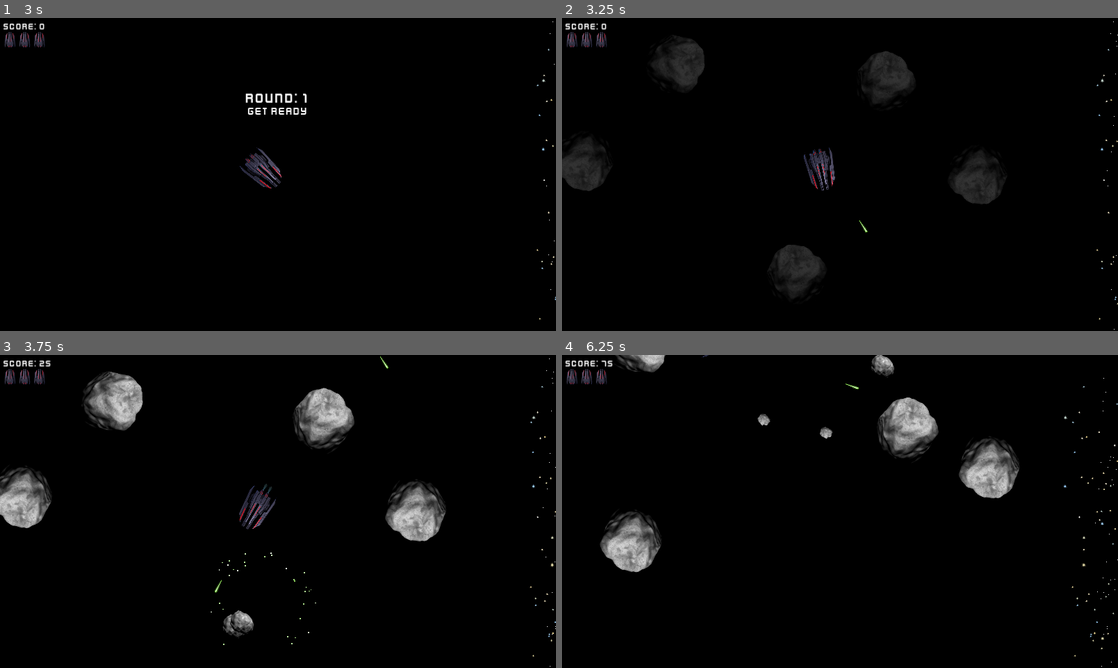
Above: before the commit, frames 1-4 (two rows, left to right).
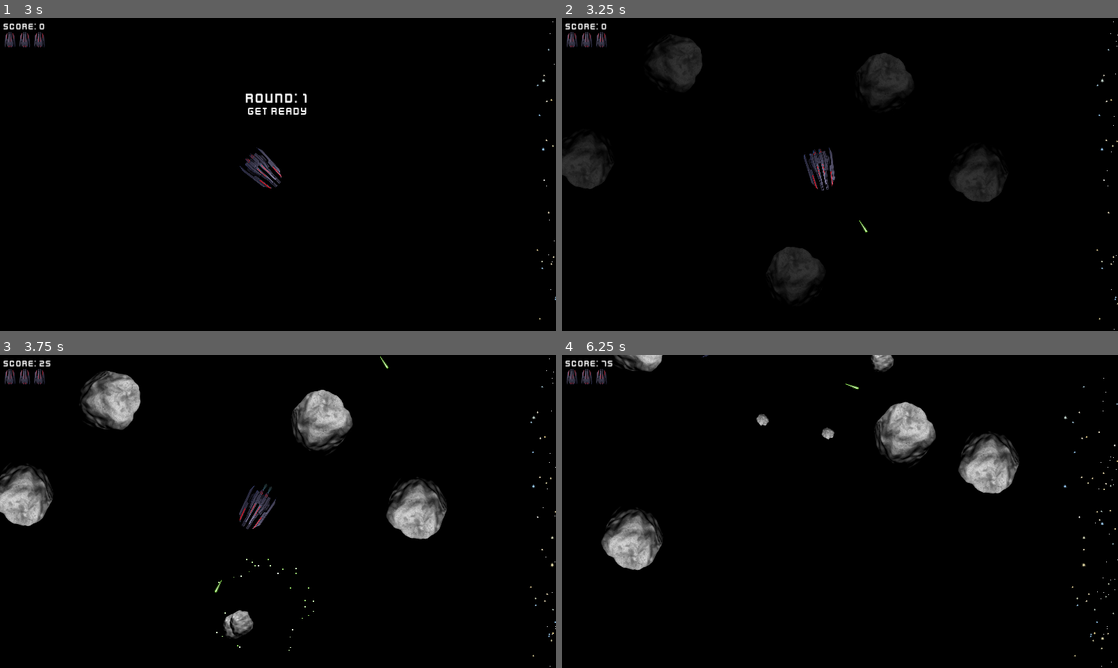
Above: after the commit, the same moments.

Repository: x7bit/godot-asteroids
Game: Godot game, scene res://scenes/game.tscn
Same seed, same stepped clock (60 frames per second), same inputs: the game is played once before the commit and once after it. Sound files missing from this copy of the repository are replaced by a short silence.
Inputs:
- Up to frame 1 (3 s): click "NEW GAME" at 0.5 s; tap Enter at 1.25 s; hold D (rotate_right) 1.28-2.03 s; hold Space (shoot) 1.28-2.03 s; hold S (move_backward) 2.03-2.78 s; tap Space (shoot) at 2.1 s; hold D (rotate_right) from 2.78 s (still down); hold Space (shoot) from 2.78 s (still down)
- Up to frame 2 (3.25 s): keep holding D (rotate_right); keep holding Space (shoot)
- Up to frame 3 (3.75 s): release D (rotate_right) at 3.53 s; release Space (shoot) at 3.53 s; hold W (move_forward) from 3.53 s (still down); tap Space (shoot) at 3.6 s
- Up to frame 4 (6.25 s): release W (move_forward) at 4.28 s; hold A (rotate_left) 4.28-5 s; hold Space (shoot) 4.28-5 s; tap Escape (pause) at 4.9 s; click "RESUME" at 5 s; hold A (rotate_left) from 5.78 s (still down); tap Space (shoot) at 5.85 s

Frame 1 is identical in both runs. In frame 2, 0.3% of the frame differs, in the area x 0-79%, y 6-88%; in frame 3, 2.7%; in frame 4, 3.1%, in the area x 6-83%, y 0-70%.

Commit message:
SFX Stream Player. New sounds

Diff:
--- a/autoloads/global.gd
+++ b/autoloads/global.gd
@@ -2,9 +2,9 @@
 
 const CONFIG_FILE := "user://asteroids.cfg"
 
-enum WindowMode{WINDOW, FULLSCREEN}
-enum Detail{LOW, MEDIUM, HIGH}
-enum Difficulty{EASY, NORMAL, HARD}
+enum WindowMode {WINDOW, FULLSCREEN}
+enum Detail {LOW, MEDIUM, HIGH}
+enum Difficulty {EASY, NORMAL, HARD}
 
 var window_mode := WindowMode.WINDOW
 var difficulty := Difficulty.NORMAL
@@ -17,6 +17,7 @@
 var score: int = 0
 var game_round: int = 0
 var game_started: bool = false
+var game_menu: bool = true
 var next_round_pause: bool = false
 var high_scores = { Difficulty.EASY: 0, Difficulty.NORMAL: 0, Difficulty.HARD: 0 }
 
--- a/autoloads/music_controller.gd
+++ b/autoloads/music_controller.gd
@@ -1,8 +1,8 @@
 extends Node
 
-enum Type{INTRO, GAME}
-enum Command{PlAY, STOP}
-enum Playing{INTRO, GAME, NONE}
+enum Type {INTRO, GAME}
+enum Command {PlAY, STOP}
+enum Playing {INTRO, GAME, NONE}
 
 const INTRO_URL: String = "res://assets/audio/music/intro_music.ogg"
 const GAME_URLS: Array[String] = [
@@ -10,7 +10,7 @@
 	"res://assets/audio/music/game2_music.ogg"
 ]
 
-@onready var music: AudioStreamPlayer = $MusicStreamPlayer
+@onready var music: AudioStreamPlayer
 
 var game_index: int = 0
 var game_count: Array[int] = [0, 0]
@@ -22,6 +22,8 @@
 
 func _ready():
 	process_mode = Node.PROCESS_MODE_ALWAYS
+	music = AudioStreamPlayer.new()
+	add_child(music)
 	game_index = randi_range(0, game_count.size() - 1)
 
 func _process(delta: float):
--- a/autoloads/music_controller.tscn
+++ /dev/null
@@ -1,9 +0,0 @@
-[gd_scene load_steps=2 format=3 uid="uid://dixych25ii2gj"]
-
-[ext_resource type="Script" path="res://autoloads/music_controller.gd" id="1_a0n7j"]
-
-[node name="MusicController" type="Node"]
-script = ExtResource("1_a0n7j")
-
-[node name="MusicStreamPlayer" type="AudioStreamPlayer" parent="."]
-volume_db = -10.0
--- /dev/null
+++ b/autoloads/sfx_controller.gd
@@ -0,0 +1,102 @@
+extends Node
+
+enum Sfx {LASER, HIT, BOUNCE, DIE, THRUST}
+enum Mode {PLAY, STOP}
+
+const AUDIOS = {
+	Sfx.LASER: preload("res://assets/audio/blaster.ogg"),
+	Sfx.HIT: preload("res://assets/audio/hit.ogg"),
+	Sfx.BOUNCE: preload("res://assets/audio/bounce.ogg"),
+	Sfx.DIE: preload("res://assets/audio/explosion.ogg"),
+	Sfx.THRUST: preload("res://assets/audio/thrust.ogg"),
+}
+const MAX_POOL_SIZE := 12
+
+var used_player_pool: Array[SfxStreamPlayer] = []
+var free_player_pool: Array[SfxStreamPlayer] = []
+var player_idx: int = 0 #for when there are no free audios
+
+func _ready():
+	for i in MAX_POOL_SIZE:
+		var player := SfxStreamPlayer.new()
+		add_child(player)
+		free_player_pool.push_back(player)
+
+func _process(_delta: float):
+	var playing_players: Array[SfxStreamPlayer] = []
+	var not_playing_players: Array[SfxStreamPlayer] = []
+	for player in used_player_pool:
+		if player.is_playing():
+			playing_players.push_back(player)
+		else:
+			not_playing_players.push_back(player)
+	used_player_pool = playing_players
+	free_player_pool += not_playing_players
+
+func play(sfx: Sfx, id: int = -1):
+	if Global.game_menu: return
+	var is_loop = _is_loop(sfx)
+	var player = _get_player(Mode.PLAY, sfx, id, is_loop)
+	player.volume_db = Global.sfx_volume_db
+	if is_loop:
+		if !player.is_playing(): player.play()
+	else:
+		player.play()
+
+func play_in_unique_player(sfx: Sfx, id: int = -1) -> void:
+	if Global.game_menu: return
+	var is_loop = _is_loop(sfx)
+	var player = _get_player_in_unique_player(Mode.PLAY, sfx, id, is_loop)
+	player.volume_db = Global.sfx_volume_db
+	if is_loop:
+		if !player.is_playing(): player.play()
+	else:
+		player.play()
+
+func stop_in_unique_player(sfx: Sfx, id: int = -1):
+	if Global.game_menu: return
+	var is_loop = _is_loop(sfx)
+	var player = _get_player_in_unique_player(Mode.STOP, sfx, id, is_loop)
+	if player != null:
+		player.stop()
+
+func _get_player(mode: Mode, sfx: Sfx, id: int, is_loop: bool) -> SfxStreamPlayer:
+	if id >= 0:
+		for player in used_player_pool:
+			if player.sfx == sfx && player.id == id:
+				return player
+	return null if mode == Mode.STOP else _get_free_player(sfx, id, is_loop)
+
+func _get_player_in_unique_player(mode: Mode, sfx: Sfx, id: int, is_loop: bool) -> SfxStreamPlayer:
+	if id >= 0:
+		for player in used_player_pool:
+			if player.sfx == sfx && player.id == id:
+				return player
+	else:
+		for player in used_player_pool:
+			if player.sfx == sfx:
+				return player
+	return null if mode == Mode.STOP else _get_free_player(sfx, id, is_loop)
+
+func _get_free_player(sfx: Sfx, id: int, is_loop: bool) -> SfxStreamPlayer:
+	if free_player_pool.size() > 0:
+		var player = free_player_pool.pop_back()
+		player.stream = AUDIOS[sfx]
+		player.set_values(sfx, id, is_loop)
+		player_idx = 0
+		used_player_pool.push_back(player)
+		return player
+	else:
+		var new_player = used_player_pool[player_idx]
+		new_player.stop()
+		new_player.stream = AUDIOS[sfx]
+		new_player.set_values(sfx, id, is_loop)
+		player_idx = (player_idx + 1) % MAX_POOL_SIZE
+		return new_player
+
+func _is_loop(sfx: Sfx) -> bool:
+	match sfx:
+		Sfx.THRUST:
+			return true
+		_:
+			return false
--- /dev/null
+++ b/autoloads/sfx_stream_player.gd
@@ -0,0 +1,10 @@
+class_name SfxStreamPlayer extends AudioStreamPlayer
+
+var sfx: SfxController.Sfx
+var id: int
+var is_loop: bool
+
+func set_values(_sfx: SfxController.Sfx, _id: int, _is_loop: bool) -> void:
+	sfx = _sfx
+	id = _id
+	is_loop = _is_loop
--- a/project.godot
+++ b/project.godot
@@ -19,13 +19,18 @@
 
 Global="*res://autoloads/global.gd"
 Util="*res://autoloads/util.gd"
-MusicController="*res://autoloads/music_controller.tscn"
+SfxController="*res://autoloads/sfx_controller.gd"
+MusicController="*res://autoloads/music_controller.gd"
 
 [display]
 
 window/size/viewport_width=1280
 window/size/viewport_height=720
 window/stretch/mode="canvas_items"
+
+[filesystem]
+
+import/blender/enabled=false
 
 [input]
 
--- a/resources/asteroid_cshape_medium.tres
+++ b/resources/asteroid_cshape_medium.tres
@@ -1,5 +1,4 @@
-[gd_resource type="CapsuleShape2D" format=3 uid="uid://bpskesa2xudr1"]
+[gd_resource type="CircleShape2D" format=3 uid="uid://brxiadopi4jb2"]
 
 [resource]
-radius = 20.441
-height = 56.639
+radius = 28.5
--- a/scenes/asteroid.tscn
+++ b/scenes/asteroid.tscn
@@ -13,8 +13,7 @@
 texture = ExtResource("2_usxxr")
 
 [node name="CollisionShape2D" type="CollisionShape2D" parent="."]
-position = Vector2(5, -6)
-rotation = -0.837758
+position = Vector2(0, -4)
 shape = ExtResource("3_h5hdf")
 
 [connection signal="area_entered" from="." to="." method="_on_area_entered"]
--- a/scenes/game.tscn
+++ b/scenes/game.tscn
@@ -6,11 +6,7 @@
 [ext_resource type="PackedScene" uid="uid://ymtwbpsn7q6" path="res://scenes/hud.tscn" id="2_yvwfo"]
 [ext_resource type="PackedScene" uid="uid://chk7xkp2mqp7v" path="res://scenes/menu.tscn" id="3_arl21"]
 [ext_resource type="PackedScene" uid="uid://dtapedwf5bfad" path="res://scenes/player_spawn_area.tscn" id="7_scvdi"]
-[ext_resource type="AudioStream" uid="uid://blnxtqu68b8wn" path="res://assets/audio/blaster.ogg" id="8_dcw8u"]
-[ext_resource type="AudioStream" uid="uid://cdnde76rk1o2g" path="res://assets/audio/hit.ogg" id="8_phj4e"]
-[ext_resource type="AudioStream" uid="uid://b2aa3lhc6m3w1" path="res://assets/audio/explosion.ogg" id="9_6jbgk"]
 [ext_resource type="Script" path="res://scripts/starfield.gd" id="9_601ti"]
-[ext_resource type="AudioStream" uid="uid://bukbd1ir5nltn" path="res://assets/audio/thrust.ogg" id="10_6c6c1"]
 
 [node name="Game" type="Node2D"]
 position = Vector2(1, 0)
@@ -36,19 +32,5 @@
 
 [node name="PlayerSpawnArea" parent="PlayerSpawnPos" instance=ExtResource("7_scvdi")]
 
-[node name="Audio" type="Node" parent="."]
-
-[node name="LaserAudio" type="AudioStreamPlayer" parent="Audio"]
-stream = ExtResource("8_dcw8u")
-
-[node name="HitAudio" type="AudioStreamPlayer" parent="Audio"]
-stream = ExtResource("8_phj4e")
-
-[node name="DieAudio" type="AudioStreamPlayer" parent="Audio"]
-stream = ExtResource("9_6jbgk")
-
-[node name="ThrustAudio" type="AudioStreamPlayer" parent="Audio"]
-stream = ExtResource("10_6c6c1")
-
 [node name="Starfield" type="Node2D" parent="."]
 script = ExtResource("9_601ti")
--- a/scenes/player.tscn
+++ b/scenes/player.tscn
@@ -18,6 +18,7 @@
 scale = Vector2(0.5, 0.5)
 collision_layer = 2
 collision_mask = 5
+motion_mode = 1
 
 [node name="Sprite2D_Ship" type="Sprite2D" parent="."]
 position = Vector2(-0.400024, -3.79999)
--- a/scripts/asteroid.gd
+++ b/scripts/asteroid.gd
@@ -1,6 +1,6 @@
 class_name Asteroid extends Area2D
 
-enum AsteroidSize{SMALL, MEDIUM, LARGE}
+enum AsteroidSize {SMALL, MEDIUM, LARGE}
 
 signal exploded(pos: Vector2, new_rotation: float, size: Asteroid.AsteroidSize, points: int)
 
@@ -11,11 +11,12 @@
 
 @export var size: AsteroidSize = AsteroidSize.LARGE
 var center_offset: Vector2 = Vector2.ZERO
+var move_rotation: float = 0.0
 var speed: float = BASE_SPEED
 var speed_multiplier: float = 1.0
-var move_rotation: float = 0.0
 var alfa: float = 1.0
-var twin_id: int = -1
+var is_bounced: bool = false
+var paired_ids: Array[int] = []
 
 var id: int:
 	get:
@@ -56,16 +57,19 @@
 			speed = randf_range(speed_multiplier * 2.5 * BASE_SPEED, speed_multiplier * 3.5 * BASE_SPEED)
 			sprite.texture = preload("res://assets/textures/asteroid_small.png")
 			cshape.shape = preload("res://resources/asteroid_cshape_small.tres")
+			cshape.position = Vector2(1, -1)
 		AsteroidSize.MEDIUM:
 			speed = randf_range(speed_multiplier * 1.5 * BASE_SPEED, speed_multiplier * 2.5 * BASE_SPEED)
 			sprite.texture = preload("res://assets/textures/asteroid_medium.png")
 			cshape.shape = preload("res://resources/asteroid_cshape_medium.tres")
+			cshape.position = Vector2.ZERO
 		AsteroidSize.LARGE:
 			alfa = 0.0
 			speed = randf_range(speed_multiplier * BASE_SPEED, speed_multiplier * 1.5 * BASE_SPEED)
 			sprite.modulate.a = alfa
 			sprite.texture = preload("res://assets/textures/asteroid_large.png")
 			cshape.shape = preload("res://resources/asteroid_cshape_large.tres")
+			cshape.position = Vector2(0, -4)
 	center_offset = cshape.position.rotated(rotation)
 
 func _process(delta: float):
@@ -84,29 +88,28 @@
 		elif (global_position.x - radius) > screen_size.x: #RIGHT
 			global_position.x = -radius
 
+func _on_body_entered(body: CharacterBody2D):
+	if body is Player:
+		body.die()
+
 func _on_area_entered(area: Area2D):
 	if area is Laser:
 		if !area.exploded:
 			explode(area)
 			area.explode_and_free(explosion_scale)
 	if area is Asteroid:
-		if size <= area.size && twin_id != area.id:
+		if size <= area.size && !paired_ids.has(area.id):
 			bounce(area)
-
-func _on_body_entered(body: CharacterBody2D):
-	if body is Player:
-		body.die()
 
 func _on_area_exited(area: Area2D):
 	if area is Asteroid:
-		if twin_id == area.id:
-			twin_id = -1
+		if paired_ids.has(area.id):
+			paired_ids.erase(area.id)
 
-func init(_pos: Vector2, _new_rotation: float, _size: Asteroid.AsteroidSize, _twin_id: int):
+func init(_pos: Vector2, _new_rotation: float, _size: Asteroid.AsteroidSize):
 	global_position = _pos
 	size = _size
 	move_rotation = _new_rotation
-	twin_id = _twin_id
 	speed_multiplier = Global.asteroid_speed_multiplier
 
 func explode(laser: Laser):
@@ -118,6 +121,14 @@
 	var center_diff_vector: Vector2 = global_center - asteroid.global_center
 	var normal_vector: Vector2 = center_diff_vector.orthogonal().normalized()
 	reflect(normal_vector)
+	asteroid.is_bounced = true
+	if is_bounced:
+		is_bounced = false
+		asteroid.is_bounced = false
+		paired_ids.push_back(asteroid.id)
+		asteroid.paired_ids.push_back(id)
+	else:
+		SfxController.play_in_unique_player(SfxController.Sfx.BOUNCE)
 
 func reflect(normal_vector: Vector2):
 	var move_vector := Vector2.UP.rotated(move_rotation)
--- a/scripts/game.gd
+++ b/scripts/game.gd
@@ -10,10 +10,6 @@
 @onready var starfield: Starfield = $Starfield
 @onready var player_spawn_pos: Node2D = $PlayerSpawnPos
 @onready var player_spawn_area: PlayerSpawnArea = $PlayerSpawnPos/PlayerSpawnArea
-@onready var laser_audio: AudioStreamPlayer = $Audio/LaserAudio
-@onready var hit_audio: AudioStreamPlayer = $Audio/HitAudio
-@onready var die_audio: AudioStreamPlayer = $Audio/DieAudio
-@onready var thrust_audio: AudioStreamPlayer = $Audio/ThrustAudio
 
 var intro_music_seek: float = 0.0
 
@@ -27,7 +23,6 @@
 		ui_hud.update()
 		ui_hud.visible = true
 		ui_menu.visible = false
-		player.thrust_audio = thrust_audio
 		player.spawn_pos = player_spawn_pos.global_position
 		player.connect("laser_shoot", _on_player_laser_shoot)
 		player.connect("died", _on_player_died)
@@ -68,17 +63,13 @@
 			if texture_filter != TEXTURE_FILTER_PARENT_NODE:
 				texture_filter = TEXTURE_FILTER_PARENT_NODE
 	starfield.set_starfield()
-	laser_audio.volume_db = Global.sfx_volume_db
-	hit_audio.volume_db = Global.sfx_volume_db
-	die_audio.volume_db = Global.sfx_volume_db
-	thrust_audio.volume_db = Global.sfx_volume_db
 
 func _on_player_laser_shoot(laser: Laser):
-	laser_audio.play()
+	SfxController.play_in_unique_player(SfxController.Sfx.LASER, player.get_instance_id())
 	lasers.add_child(laser)
 
 func _on_player_died():
-	die_audio.play()
+	SfxController.play(SfxController.Sfx.DIE)
 	Global.lives -= 1
 	ui_hud.update()
 	if Global.lives > 0:
@@ -101,7 +92,7 @@
 		ui_menu.show_menu(ui_menu.MenuFace.GAMEOVER)
 
 func _on_asteroid_exploded(pos: Vector2, new_rotation: float, size: Asteroid.AsteroidSize, points: int):
-	hit_audio.play()
+	SfxController.play_in_unique_player(SfxController.Sfx.HIT)
 	Global.score += points
 	ui_hud.update()
 	match size:
@@ -131,16 +122,18 @@
 	var asteroid1 := AsteroidScene.instantiate()
 	var asteroid2 := AsteroidScene.instantiate()
 	var rotation_offset := randf_range(PI / 8, PI / 4)
-	asteroid1.init(pos, new_rotation + rotation_offset, size, asteroid2.id)
+	asteroid1.init(pos, new_rotation + rotation_offset, size)
+	asteroid1.paired_ids.push_back(asteroid2.id)
 	asteroid1.connect("exploded", _on_asteroid_exploded)
 	asteroids.call_deferred("add_child", asteroid1)
-	asteroid2.init(pos, new_rotation - rotation_offset, size, asteroid1.id)
+	asteroid2.init(pos, new_rotation - rotation_offset, size)
+	asteroid2.paired_ids.push_back(asteroid1.id)
 	asteroid2.connect("exploded", _on_asteroid_exploded)
 	asteroids.call_deferred("add_child", asteroid2)
 
 func spawn_asteroid(pos: Vector2, new_rotation: float, size: Asteroid.AsteroidSize):
 	var asteroid := AsteroidScene.instantiate()
-	asteroid.init(pos, new_rotation, size, -1)
+	asteroid.init(pos, new_rotation, size)
 	asteroid.connect("exploded", _on_asteroid_exploded)
 	asteroids.call_deferred("add_child", asteroid)
 
--- a/scripts/menu.gd
+++ b/scripts/menu.gd
@@ -1,6 +1,6 @@
 class_name UIMenu extends Control
 
-enum MenuFace{MAIN, PAUSE, GAMEOVER}
+enum MenuFace {MAIN, PAUSE, GAMEOVER}
 
 signal change_options()
 
@@ -46,6 +46,7 @@
 			MusicController.stop_music_immediate(false)
 			get_tree().reload_current_scene()
 	visible = false
+	Global.game_menu = false
 
 func _on_options_button_pressed():
 	main_menu.visible = false
@@ -125,3 +126,4 @@
 			difficulty_options.disabled = false
 	face = new_face
 	visible = true
+	Global.game_menu = true
--- a/scripts/player.gd
+++ b/scripts/player.gd
@@ -29,10 +29,6 @@
 var thrust_forward := false
 var thrust_alfa := 0.0
 
-var thrust_audio: AudioStreamPlayer:
-	set(value):
-		thrust_audio = value
-
 func _ready():
 	thrust_forward = false
 	thrust_alfa = 0.0
@@ -51,13 +47,13 @@
 		await get_tree().create_timer(RATE_OF_LASER).timeout
 		laser_cooldown = false
 	if thrust_forward:
-		if !thrust_audio.playing: thrust_audio.play()
+		SfxController.play_in_unique_player(SfxController.Sfx.THRUST, get_instance_id())
 		if thrust_alfa < 1.0:
 			thrust_alfa = minf(thrust_alfa + (2.14 * delta), 1.0)
 			thrusts[0].modulate.a = thrust_alfa
 			thrusts[1].modulate.a = thrust_alfa
 	else:
-		if thrust_audio.playing: thrust_audio.stop()
+		SfxController.stop_in_unique_player(SfxController.Sfx.THRUST, get_instance_id())
 		if thrust_alfa > 0.0:
 			thrust_alfa = maxf(thrust_alfa - (3.57 * delta), 0.0)
 			thrusts[0].modulate.a = thrust_alfa
@@ -102,7 +98,7 @@
 		alive = false
 		velocity = Vector2.ZERO
 		rotation = 0
-		if thrust_audio.playing: thrust_audio.stop()
+		SfxController.stop_in_unique_player(SfxController.Sfx.THRUST, get_instance_id())
 		thrust_forward = false
 		thrust_alfa = 0.0
 		thrusts[0].modulate.a = thrust_alfa
Not shown, added: assets/audio/bounce.ogg.import
Not shown, changed: assets/audio/hit.ogg.import
Binary file changed: assets/textures/asteroid_large.png
Binary file changed: assets/textures/asteroid_medium.png
Binary file changed: assets/textures/asteroid_small.png
Not shown: 1 places in scenes/game.tscn that only renumber resources
Not shown, added: assets/audio/bounce.ogg
Not shown, changed: assets/audio/hit.ogg
